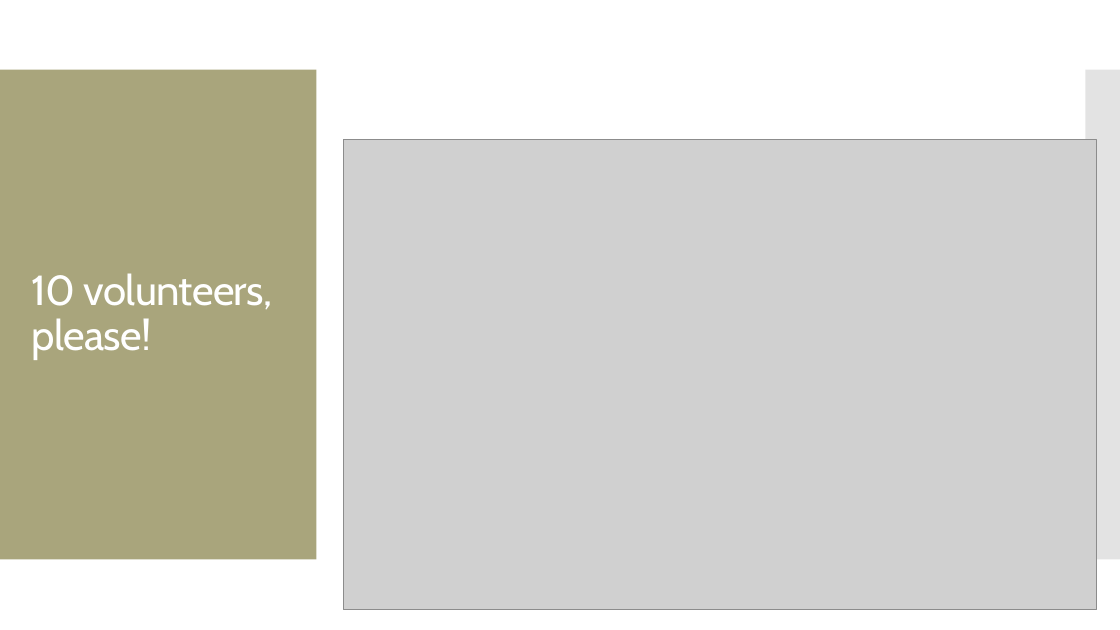
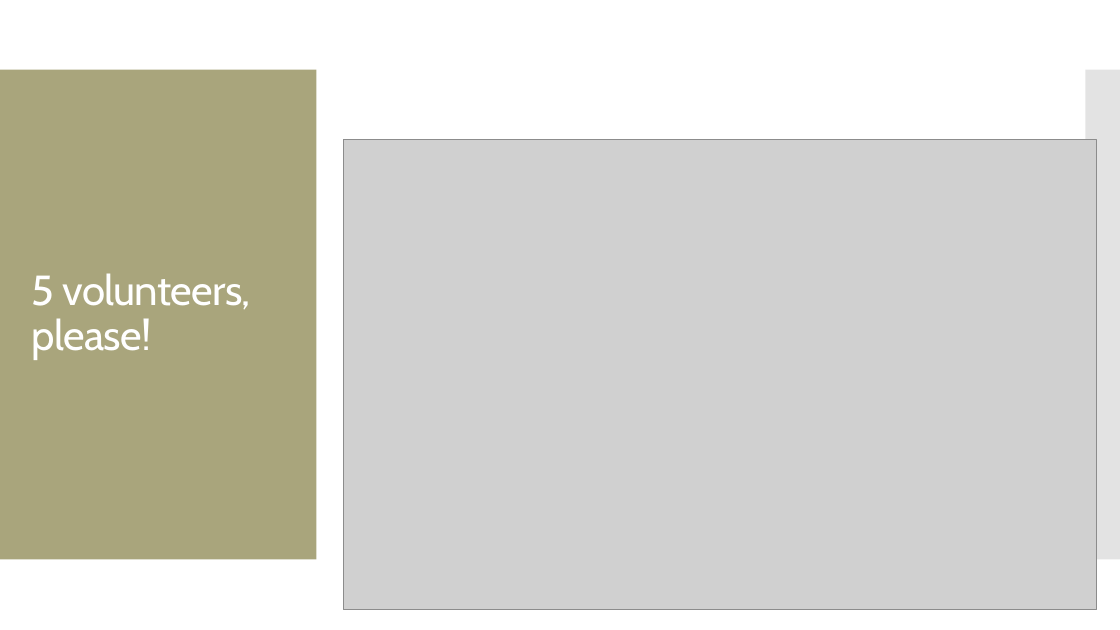
Before and after one commit to amosca01/CAIS117-F23, a slide deck: slide 3 of slides/28-algorithms.pptx. Drawn at 1120x630 pixels with LibreOffice and Linux fonts; fonts in the diff are those of the drawing; grey boxes stand for pictures. Boxes give left, top, right and bottom in pixels: in the first picture for what was removed or moved away, otherwise in the second. Text is boxed around its words. In the diff, an @@ line names an element or a change of style, - is before the commit and + after.

```diff
--- a/slides/28-algorithms.pptx
+++ b/slides/28-algorithms.pptx
@@ title at [32,273,250,360]: text changed @@
-10 volunteers, please!
+5 volunteers, please!
```
Also in this commit, not shown: 1 other slide changed, 2 other files.
